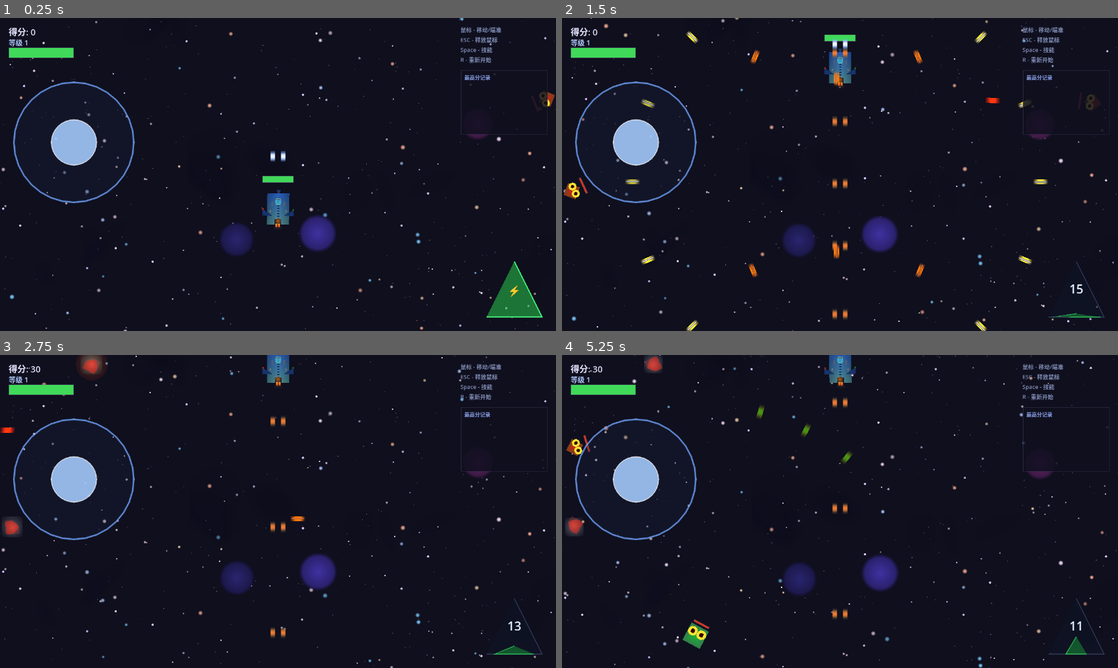
Above: before the commit, frames 1-4 (two rows, left to right).
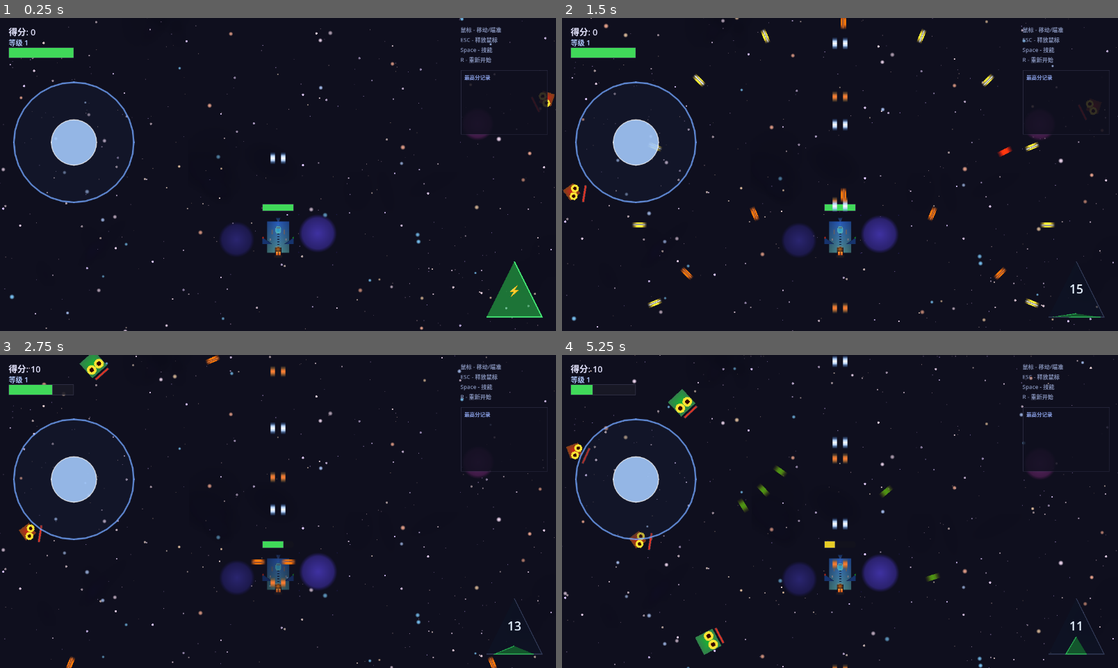
Above: after the commit, the same moments.

Repository: July-X/godot-game-one
Game: Godot game, scene res://scenes/main.tscn
Two runs of this game, one before a commit and one after it. Both use one fixed random seed, a clock stepped at 60 frames per second and the inputs below.
Inputs:
- Up to frame 1 (0.25 s): no input
- Up to frame 2 (1.5 s): click "⚡" at 0.5 s; click "15" at 1.25 s
- Up to frame 3 (2.75 s): click "14" at 2 s
- Up to frame 4 (5.25 s): click "13" at 2.75 s; click "13" at 3.5 s; click "12" at 4.25 s; click "11" at 5 s

The runs differ from the first frame. In frame 1, 1.1% of the frame differs, in the area x 47-100%, y 23-76%; in frame 2, 3.0%; in frame 3, 2.3%; in frame 4, 3.0%, in the area x 0-68%, y 0-100%.

Commit message:
fix: mouse relative directly drives velocity — natural top-down control
Replace yaw/pitch rotation model with direct mouse→velocity:
- _unhandled_input: event.relative * sensitivity * 100 adds to _mouse_vel
- _physics_process: velocity = _mouse_vel (capped at move_speed)
  plane auto-rotates to face velocity direction
  _mouse_vel decays to zero when mouse stops (lerp 5.0 * delta)

Godot screen: right=+X, down=+Y
  mouse right → relative.x>0 → vel.x positive → plane moves right ✓
  mouse down  → relative.y>0 → vel.y positive → plane moves down  ✓
  mouse up    → relative.y<0 → vel.y negative → plane moves up    ✓

Remove unused yaw_velocity, pitch_velocity, pitch, target_pos vars.

Diff:
--- a/scripts/player.gd
+++ b/scripts/player.gd
@@ -14,11 +14,9 @@
 var _explosion_scene = preload("res://scenes/effects/explosion.tscn")
 var _hit_effect_scene = preload("res://scenes/effects/hit_effect.tscn")
 var ShieldRing = preload("res://scripts/shield_ring.gd")
-var _yaw_velocity: float = 0.0
-var _pitch_velocity: float = 0.0
+var _mouse_vel: Vector2 = Vector2.ZERO
 var _walk_cycle: float = 0.0
 var _head_bob_timer: float = 0.0
-var _pitch: float = 0.0
 var _pickup_radius: float = 280.0
 var _mobile_mode: bool = false
 var _touch_move: Vector2 = Vector2.ZERO
@@ -61,10 +59,7 @@
 
 func _unhandled_input(event: InputEvent) -> void:
 	if event is InputEventMouseMotion and GameState.game_running and not _mobile_mode:
-		var target_yaw: float = event.relative.x * mouse_sensitivity
-		var target_pitch: float = event.relative.y * mouse_sensitivity
-		_yaw_velocity = lerp(_yaw_velocity, target_yaw, mouse_smoothing)
-		_pitch_velocity = lerp(_pitch_velocity, target_pitch, mouse_smoothing)
+		_mouse_vel += event.relative * mouse_sensitivity * 100.0
 
 func _on_mobile_move(vec: Vector2) -> void:
 	_touch_move = vec
@@ -78,12 +73,8 @@
 	GameState.tick_skill_cooldown(delta)
 
 	if not _mobile_mode:
-		rotate(_yaw_velocity)
-		_pitch = clamp(_pitch + _pitch_velocity, -PI * 0.4, PI * 0.4)
-		_yaw_velocity *= 0.92
-		_pitch_velocity *= 0.92
-
-	var target_pos: Vector2
+		_mouse_vel = _mouse_vel.lerp(Vector2.ZERO, 5.0 * delta)
+
 	var screen_size := get_viewport_rect().size
 
 	if _mobile_mode:
@@ -92,12 +83,10 @@
 			rotation = _touch_move.angle() + PI * 0.5
 		else:
 			velocity = velocity.move_toward(Vector2.ZERO, friction * delta)
-		target_pos = global_position + Vector2.RIGHT.rotated(rotation - PI * 0.5) * 100
-	else:
-		var forward := Vector2.RIGHT.rotated(rotation - PI * 0.5)
-		velocity = forward * move_speed
-		velocity.y += _pitch_velocity * move_speed * 3.0
-		target_pos = global_position + forward * 100
+	else:
+		velocity = _mouse_vel.limit_length(move_speed)
+		if velocity.length() > 10.0:
+			rotation = velocity.angle() + PI * 0.5
 
 	move_and_slide()
 
@@ -114,11 +103,6 @@
 	elif global_position.y > screen_size.y - margin:
 		global_position.y = screen_size.y - margin
 		velocity.y = -abs(velocity.y) * 0.5
-
-	if not _mobile_mode:
-		var target_angle: float = global_position.angle_to_point(target_pos) + PI * 0.5
-		var angle_diff: float = wrapf(target_angle - rotation, -PI, PI)
-		rotation += angle_diff * 8.0 * delta
 
 	if _shoot_timer <= 0.0:
 		_shoot()
